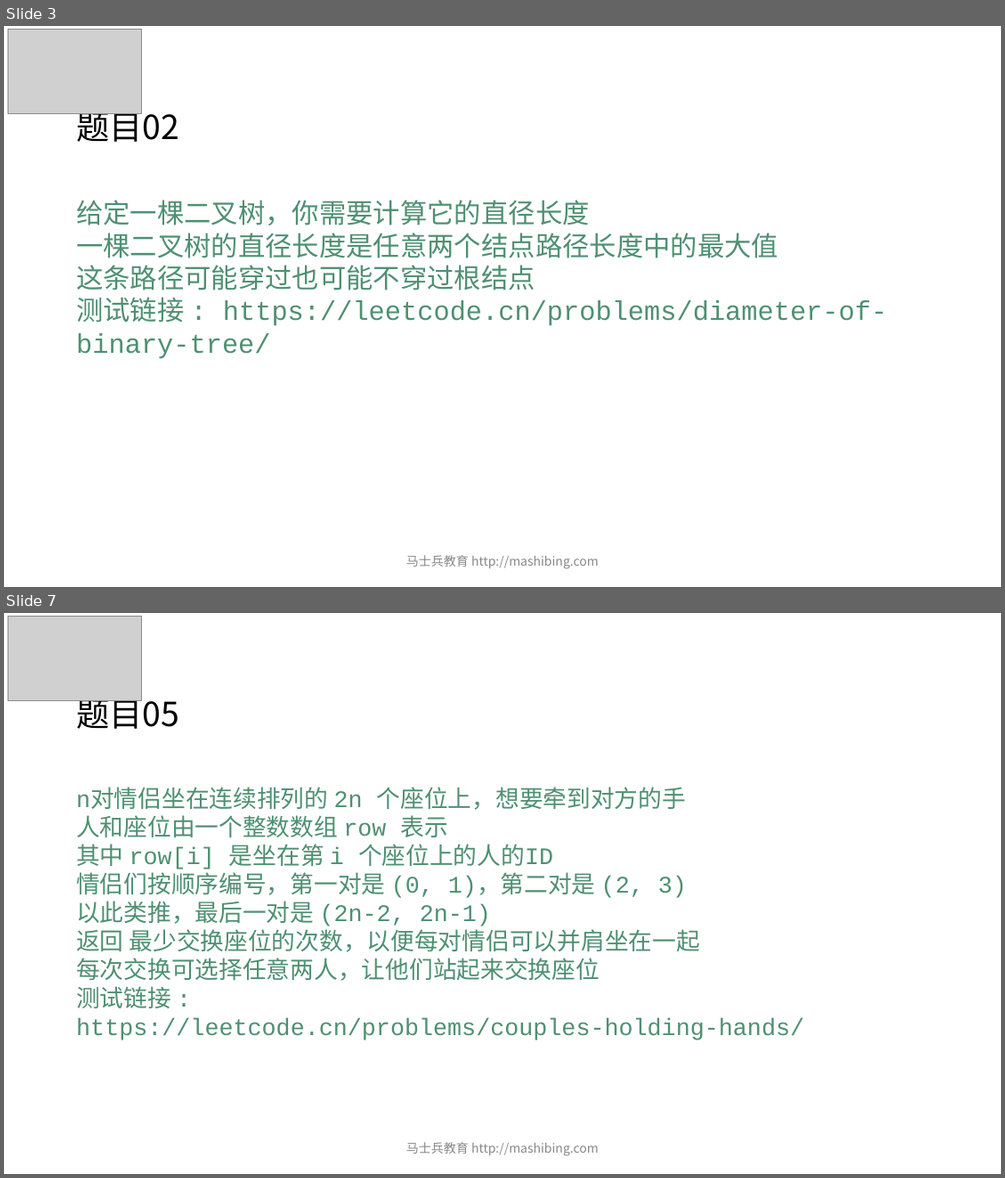
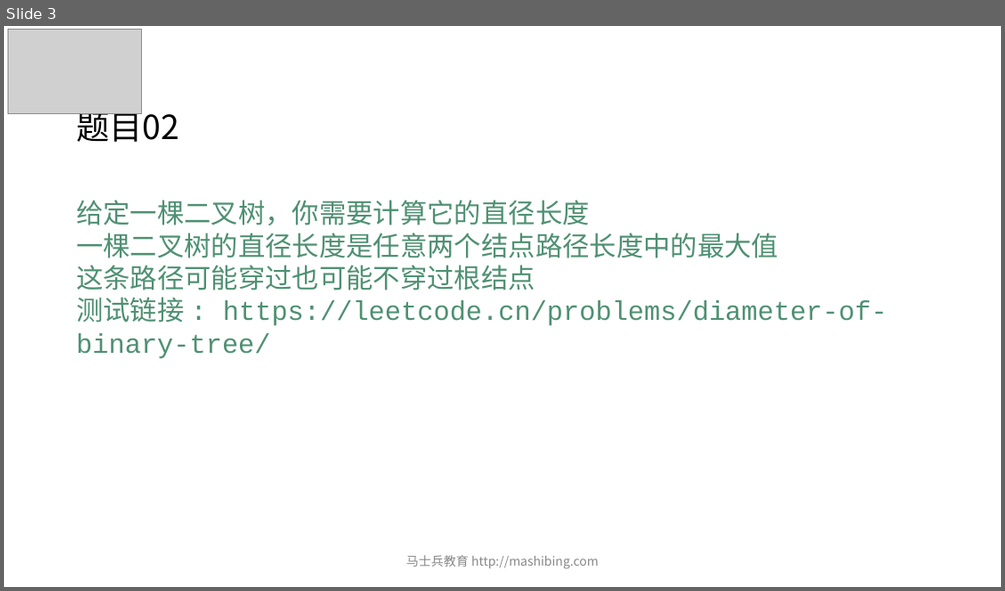
Before and after one commit to algorithmzuo/mca-algorithm-problems, a slide deck: 第03期/课堂ppt/powerpoint/第04节.pptx. Shown one above the other, each under a label of ours: slides 3 and 7 before the commit, slide 3 after it; the slides between them are not shown. The pictures are 1005x1178 and 1005x591 pixels, drawn with LibreOffice and Linux fonts; fonts in the diff are those of the drawing; grey boxes stand for pictures. Boxes give left, top, right and bottom in pixels: in the first picture for what was removed or moved away, otherwise in the second. Text is boxed around its words. In the diff, an @@ line names an element or a change of style, - is before the commit and + after.

```diff
--- a/第03期/课堂ppt/powerpoint/第04节.pptx
+++ b/第03期/课堂ppt/powerpoint/第04节.pptx
@@ slide 7 removed at <box>4,613,1001,1174</box>, background #FFFFFF @@
@@ picture removed at <box>8,616,142,701</box> @@
@@ title removed at <box>76,692,179,729</box> @@
-题目05
@@ text removed at <box>76,787,804,1040</box> @@
-n对情侣坐在连续排列的 2n 个座位上，想要牵到对方的手
-人和座位由一个整数数组 row 表示
-其中 row[i] 是坐在第 i 个座位上的人的ID
-情侣们按顺序编号，第一对是 (0, 1)，第二对是 (2, 3)
-以此类推，最后一对是 (2n-2, 2n-1)
-返回 最少交换座位的次数，以便每对情侣可以并肩坐在一起
-每次交换可选择任意两人，让他们站起来交换座位
-测试链接 :
-https://leetcode.cn/problems/couples-holding-hands/
@@ text removed at <box>406,1142,599,1156</box> @@
-马士兵教育 http://mashibing.com
```
Also in this commit, not shown: 3 slides changed, 3 other slides removed, 10 other files.
